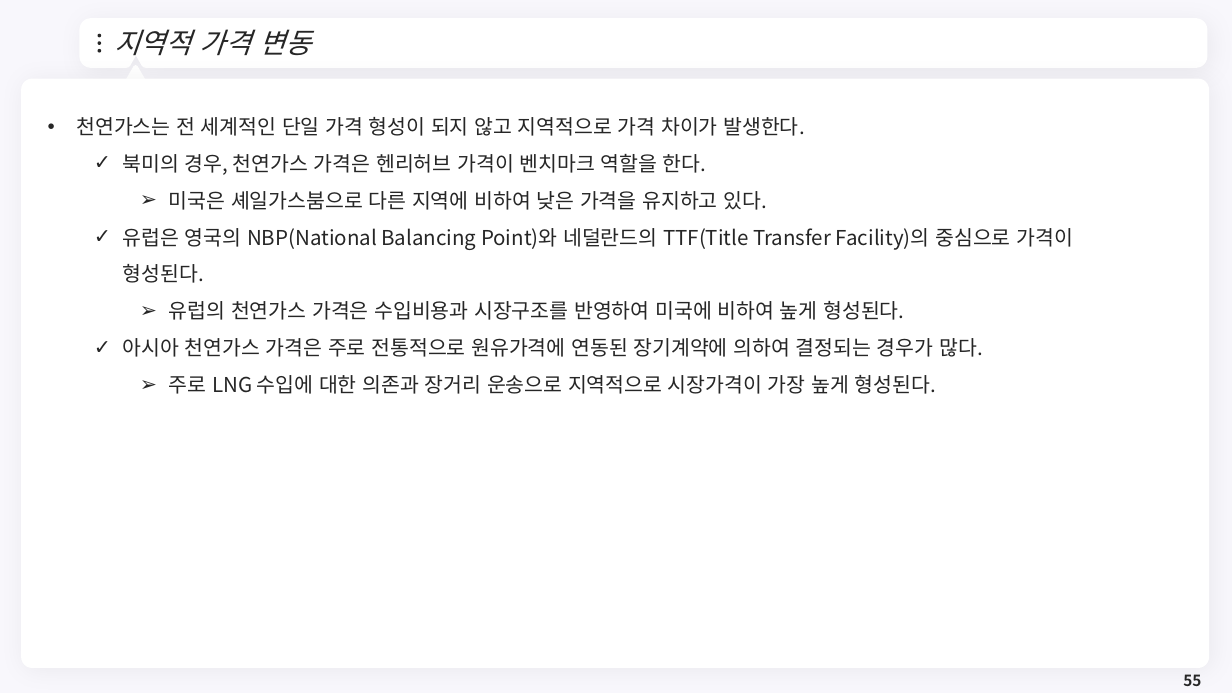
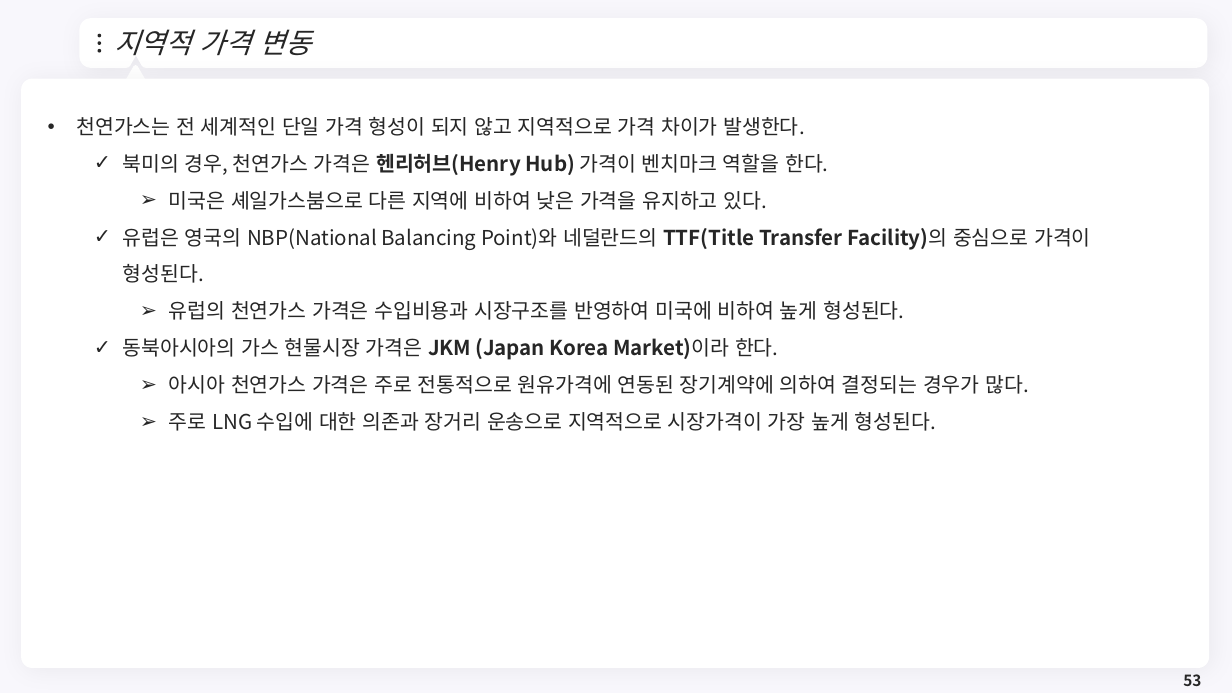
Before and after one commit to meandthey/Teaching, a slide deck: slide 53 of 에너지경제학/자원에너지경제학_Chapter_4 (가스).pptx (slide 55 before the commit). Drawn at 1232x693 pixels with LibreOffice and Linux fonts; fonts in the diff are those of the drawing; background and template pictures are left out. Boxes give left, top, right and bottom in pixels: in the first picture for what was removed or moved away, otherwise in the second. Text is boxed around its words. In the diff, an @@ line names an element or a change of style, - is before the commit and + after.

```diff
--- a/에너지경제학/자원에너지경제학_Chapter_4 (가스).pptx
+++ b/에너지경제학/자원에너지경제학_Chapter_4 (가스).pptx
@@ text at box(123, 153, 828, 176): text changed @@
-  ✓ 북미의 경우, 천연가스 가격은 헨리허브 가격이 벤치마크 역할을 한다.
+  ✓ 북미의 경우, 천연가스 가격은 헨리허브(Henry Hub) 가격이 벤치마크 역할을 한다.
@@ text at box(123, 228, 1091, 394): bold on in "TTF(Title Transfer Facility)의"; bullet ✓ to ➢; list level 2 to 3 in "아시아 천연가스 가격은 주로 전통적으로 ..." @@
@@ text at box(123, 338, 778, 360): paragraph added @@
+  ✓ 동북아시아의 가스 현물시장 가격은 JKM (Japan Korea Market)이라 한다.
@@ page number at box(1183, 674, 1201, 686): text changed @@
-55
+53
```
Also in this commit, not shown: 19 other slides changed, 2 slides removed, 1 other file.
